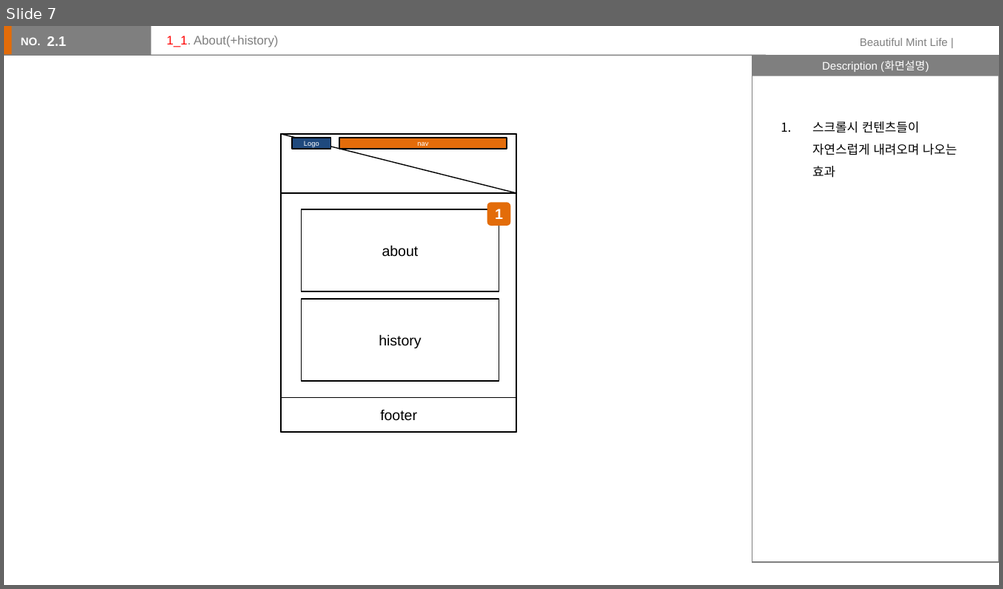
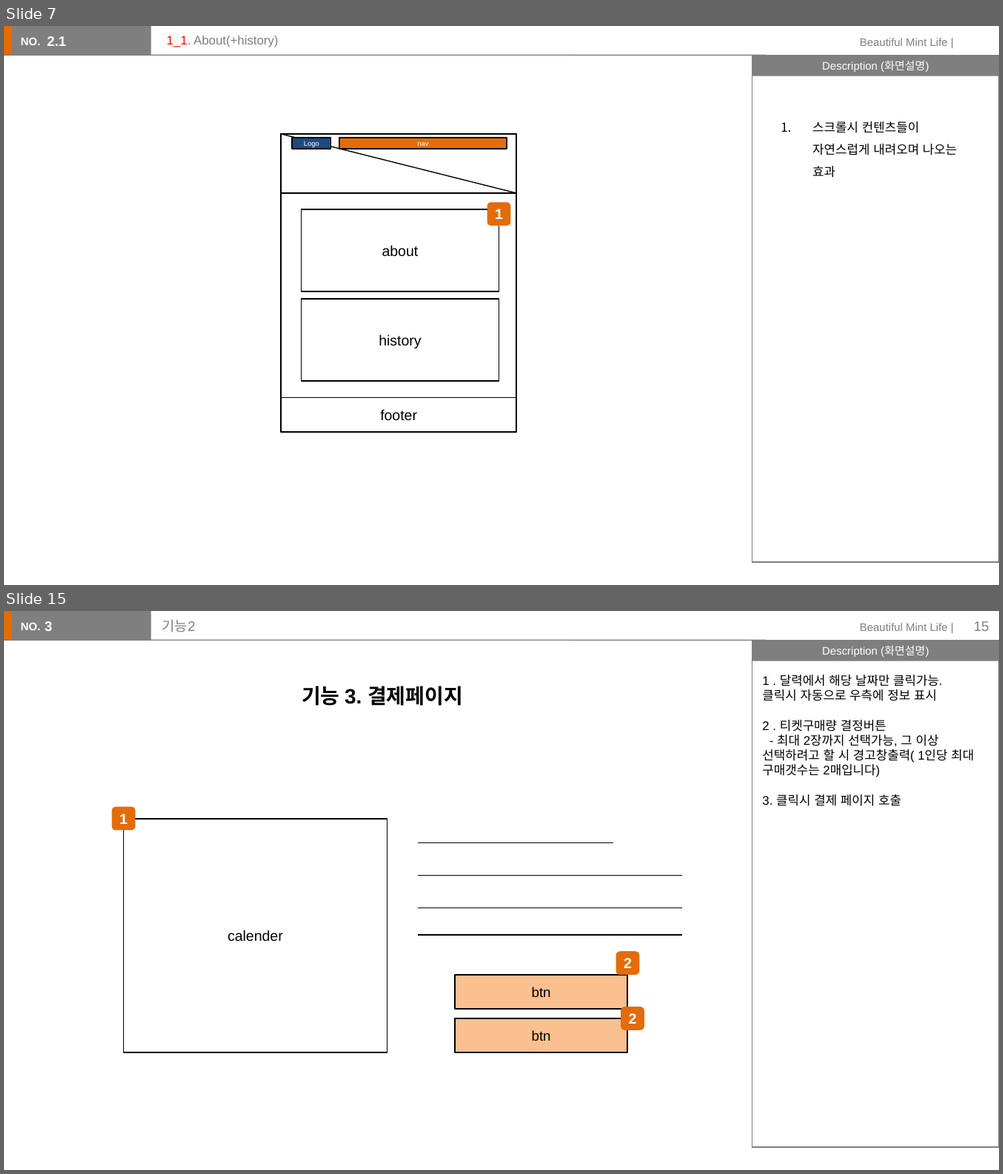
Before and after one commit to lsh58/homework, a slide deck: 스토리보드수행과제/스토리보드수행과제.pptx. Shown one above the other, each under a label of ours: slide 7 before the commit, slides 7 and 15 after it; the slides between them are not shown. The pictures are 1003x589 and 1003x1174 pixels, drawn with LibreOffice and Linux fonts; fonts in the diff are those of the drawing. Boxes give left, top, right and bottom in pixels: in the first picture for what was removed or moved away, otherwise in the second. Text is boxed around its words. In the diff, an @@ line names an element or a change of style, - is before the commit and + after.

```diff
--- a/스토리보드수행과제/스토리보드수행과제.pptx
+++ b/스토리보드수행과제/스토리보드수행과제.pptx
@@ slide 15 added at (4,611,999,1170), background #FFFFFF; not listed: 7 template elements that a slide beside it also shows @@
@@ text added at (45,621,52,631), 10 pt, text #FFFFFF, bold @@
+3
@@ title added at (162,619,196,632), 10 pt, text #7F7F7F @@
+기능2
@@ page number added at (973,621,989,631), 10 pt, text #7F7F7F @@
+15
@@ text added at (762,675,973,806), 9 pt, text #000000 @@
+1 . 달력에서 해당 날짜만 클릭가능.
+클릭시 자동으로 우측에 정보 표시
+2 . 티켓구매량 결정버튼
+- 최대 2장까지 선택가능, 그 이상 선택하려고 할 시 경고창출력( 1인당 최대 구매갯수는 2매입니다)
+3. 클릭시 결제 페이지 호출
@@ text added at (301,686,463,706), 15 pt, text #000000, bold @@
+기능 3. 결제페이지
@@ rounded rectangle added at (111,807,135,831), fill #E36C09, 10.5 pt, text #FFFFFF, bold @@
+1
@@ rounded rectangle added at (616,951,640,975), fill #E36C09, 10.5 pt, text #FFFFFF, bold @@
+2
@@ group added at (123,819,683,1054): 4 lines, 3 rectangles @@
+calender
+btn
+btn
@@ rounded rectangle added at (620,1007,645,1031), fill #E36C09, 10.5 pt, text #FFFFFF, bold @@
+2
```
Also in this commit, not shown: 5 slides changed, 7 other slides added, 1 slide removed, 2 other files.
